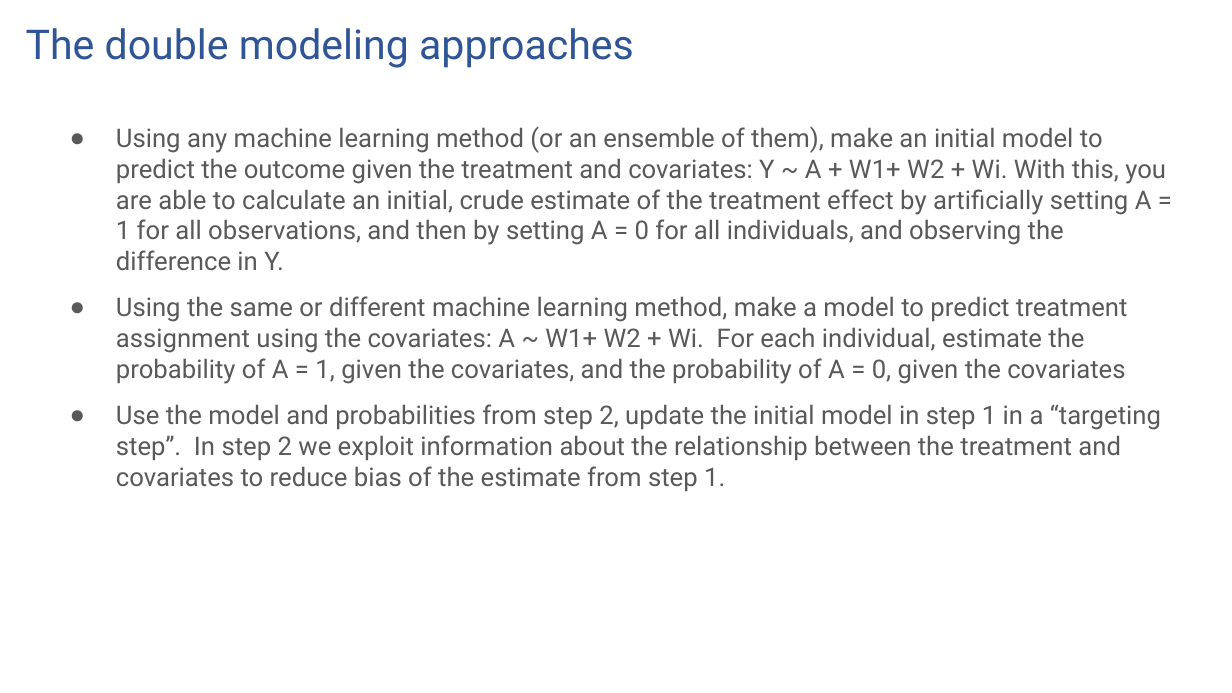
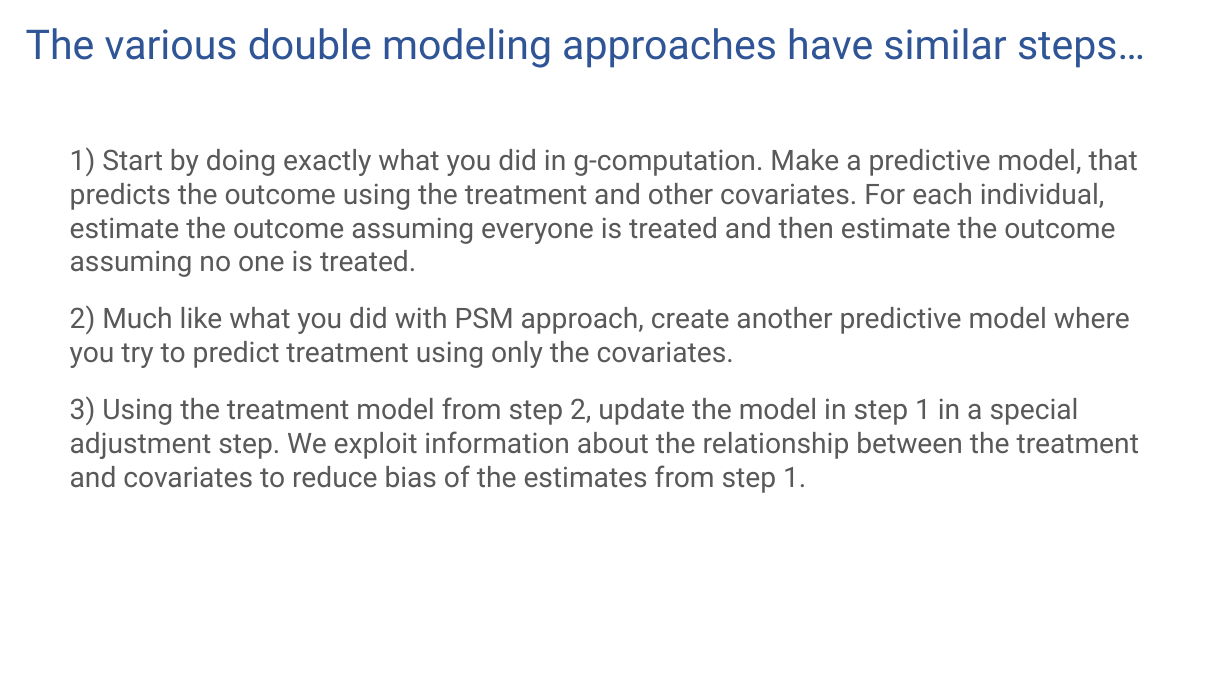
Before and after one commit to ronikobrosly/scipy_2022_causal_inference_tutorial, a slide deck: slide 81 of slides/tutorial_slides.pptx (slide 99 before the commit). Drawn at 1232x693 pixels with LibreOffice and Linux fonts; fonts in the diff are those of the drawing. Boxes give left, top, right and bottom in pixels: in the first picture for what was removed or moved away, otherwise in the second. Text is boxed around its words. In the diff, an @@ line names an element or a change of style, - is before the commit and + after.

```diff
--- a/slides/tutorial_slides.pptx
+++ b/slides/tutorial_slides.pptx
@@ title at (26, 28, 1145, 68): text changed @@
-The double modeling approaches
+The various double modeling approaches have similar steps…
@@ text at (70, 147, 1139, 493): text changed; size 20 to 22 pt @@
-● Using any machine learning method (or an ensemble of them), make an initial model to predict the outcome given the treatment and covariates: Y ~ A + W1+ W2 + Wi. With this, you are able to calculate an initial, crude estimate of the treatment effect by artificially setting A = 1 for all observations, and then by setting A = 0 for all individuals, and observing the difference in Y.
-● Using the same or different machine learning method, make a model to predict treatment assignment using the covariates: A ~ W1+ W2 + Wi. For each individual, estimate the probability of A = 1, given the covariates, and the probability of A = 0, given the covariates
-● Use the model and probabilities from step 2, update the initial model in step 1 in a “targeting step”. In step 2 we exploit information about the relationship between the treatment and covariates to reduce bias of the estimate from step 1.
+1) Start by doing exactly what you did in g-computation. Make a predictive model, that predicts the outcome using the treatment and other covariates. For each individual, estimate the outcome assuming everyone is treated and then estimate the outcome assuming no one is treated.
+2) Much like what you did with PSM approach, create another predictive model where you try to predict treatment using only the covariates.
+3) Using the treatment model from step 2, update the model in step 1 in a special adjustment step. We exploit information about the relationship between the treatment and covariates to reduce bias of the estimates from step 1.
```
Also in this commit, not shown: 15 other slides changed, 6 slides added, 24 slides removed, 1 other file.
